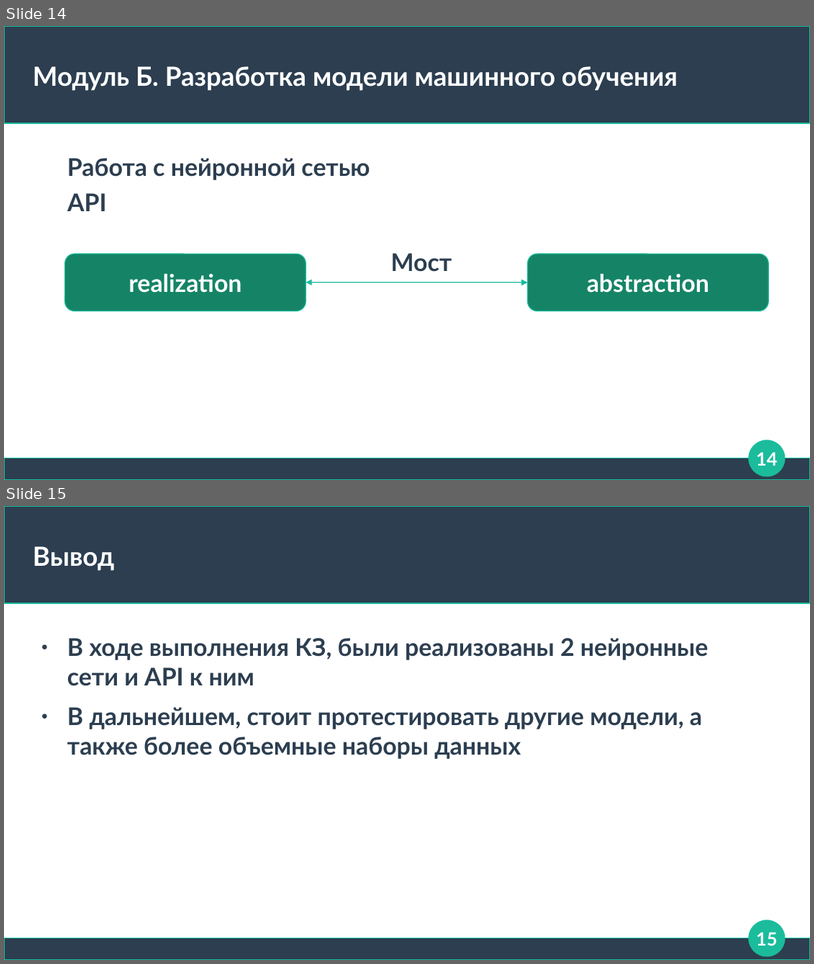
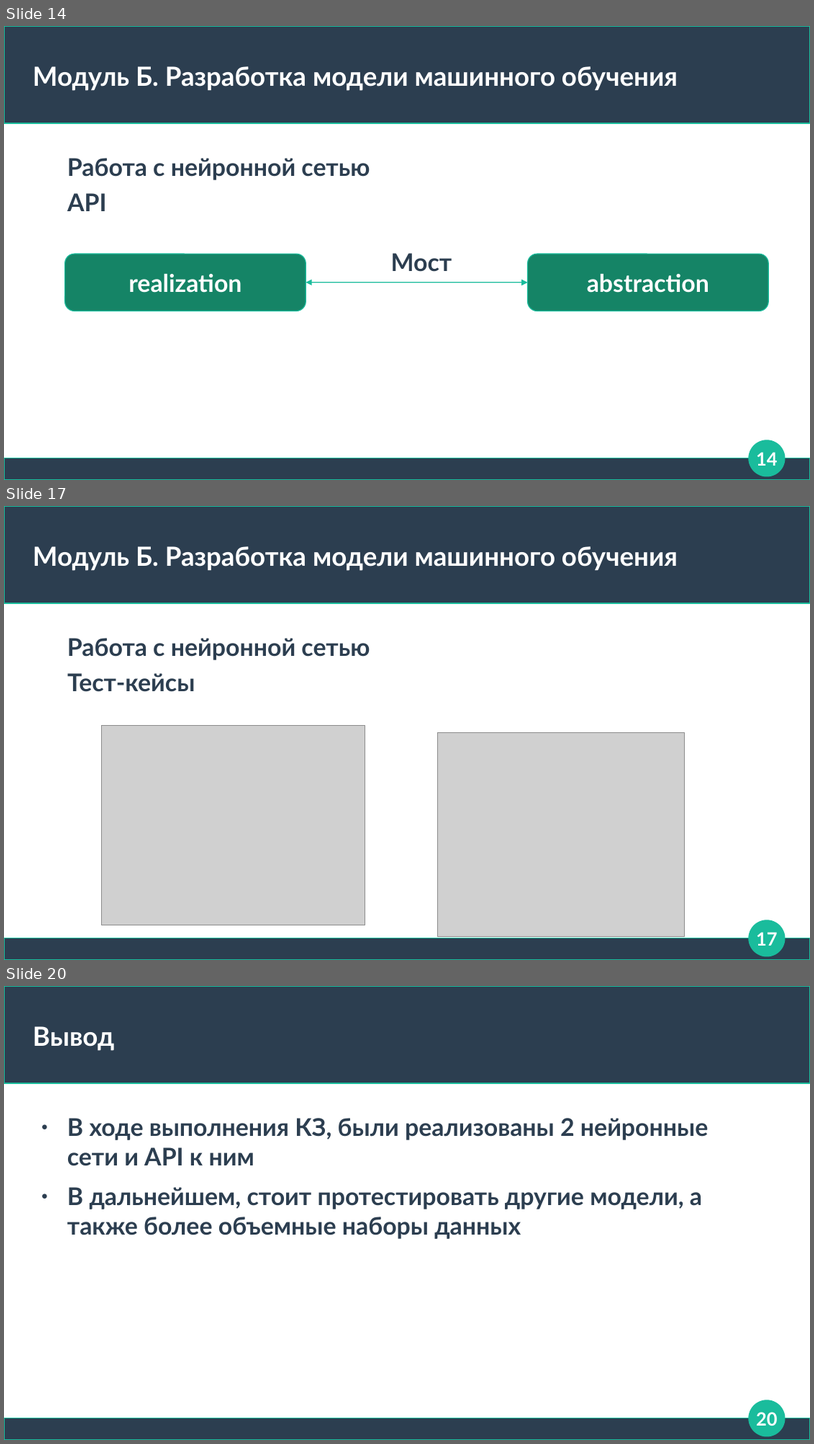
Before and after one commit to Rainfue/NLP-summary, a slide deck: Module4/presentation.odp. Shown one above the other, each under a label of ours: slides 14 and 15 before the commit, slides 14, 17 and 20 after it; the slides between them are not shown. The pictures are 814x964 and 814x1444 pixels, drawn with LibreOffice and Linux fonts; fonts in the diff are those of the drawing; grey boxes stand for pictures. Boxes give left, top, right and bottom in pixels: in the first picture for what was removed or moved away, otherwise in the second. Text is boxed around its words. In the diff, an @@ line names an element or a change of style, - is before the commit and + after.

```diff
--- a/Module4/presentation.odp
+++ b/Module4/presentation.odp
@@ slide 17 added at (4, 506, 810, 960), background #FFFFFF; not listed: 3 template elements that a slide beside it also shows @@
@@ title added at (33, 546, 678, 571), 26 pt, text #FFFFFF, bold @@
+Модуль Б. Разработка модели машинного обучения
@@ text added at (67, 638, 370, 660), 24 pt, text #2C3E50, bold @@
+Работа с нейронной сетью
@@ text added at (67, 673, 195, 692), 24 pt, text #2C3E50, bold @@
+Тест-кейсы
@@ picture added at (101, 726, 365, 924) @@
@@ picture added at (438, 733, 685, 937) @@
@@ page number added at (756, 932, 777, 945), 18 pt, text #FFFFFF, bold @@
+17
@@ what was slide 15 is now slide 20 @@
@@ page number at (756, 1412, 777, 1425): text changed @@
-15
+20
```
Also in this commit, not shown: 4 other slides added, 22 other files.
